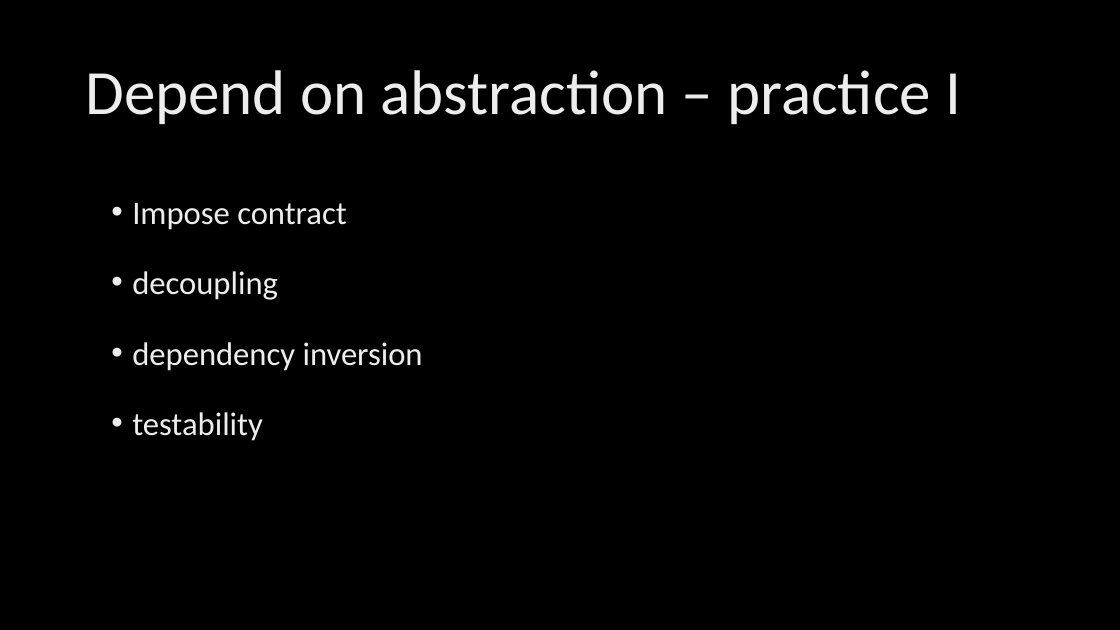
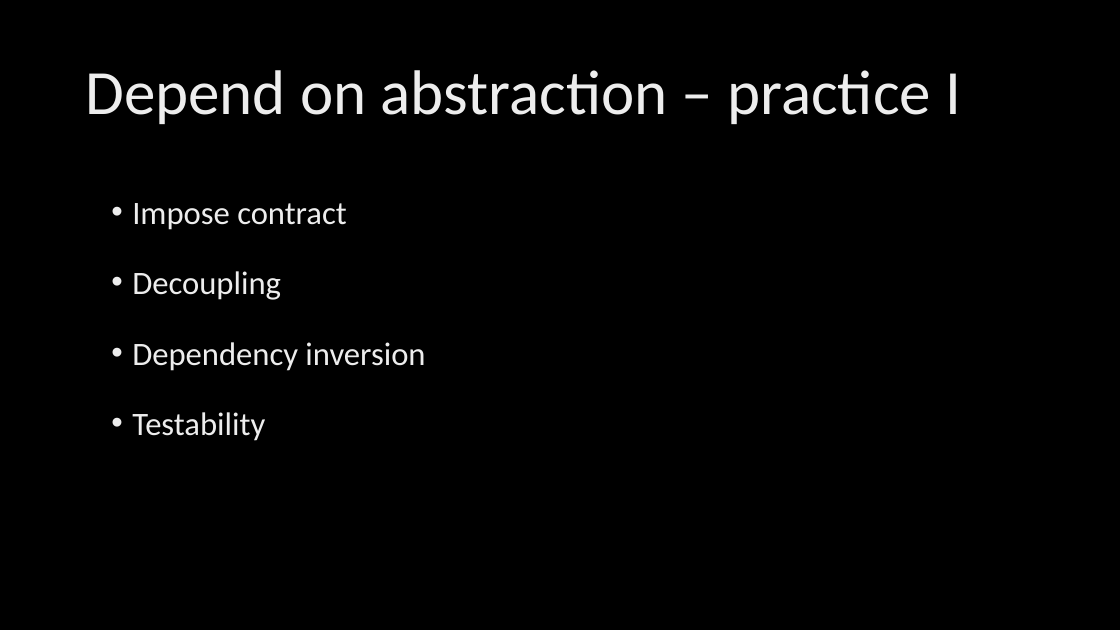
Before and after one commit to KonradGalczynski/Learning, a slide deck: slide 6 of CleanCodeCleanArch/CleanCodeCleanArch.pptx. Drawn at 1120x630 pixels with LibreOffice and Linux fonts; fonts in the diff are those of the drawing; background and template pictures are left out. Boxes give left, top, right and bottom in pixels: in the first picture for what was removed or moved away, otherwise in the second. Text is boxed around its words. In the diff, an @@ line names an element or a change of style, - is before the commit and + after.

```diff
--- a/CleanCodeCleanArch/CleanCodeCleanArch.pptx
+++ b/CleanCodeCleanArch/CleanCodeCleanArch.pptx
@@ text at [132,271,425,441]: text changed @@
-• decoupling
-• dependency inversion
-• testability
+• Decoupling
+• Dependency inversion
+• Testability
```
Also in this commit, not shown: 6 other slides changed, 1 slide added, 1 other file.
